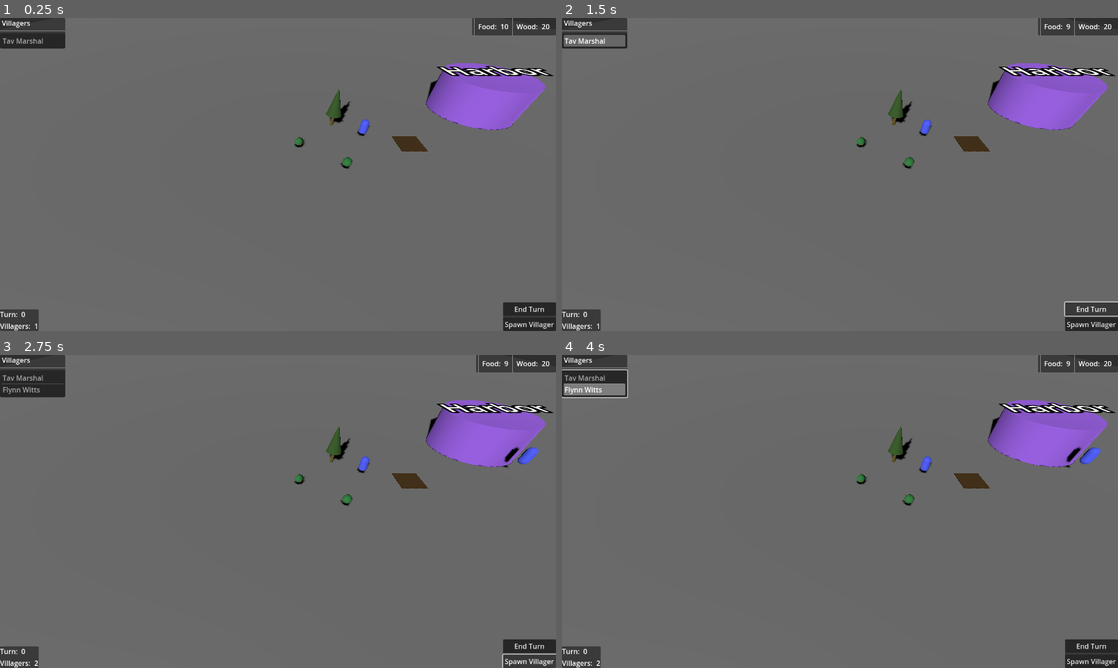
Above: before the commit, frames 1-4 (two rows, left to right).
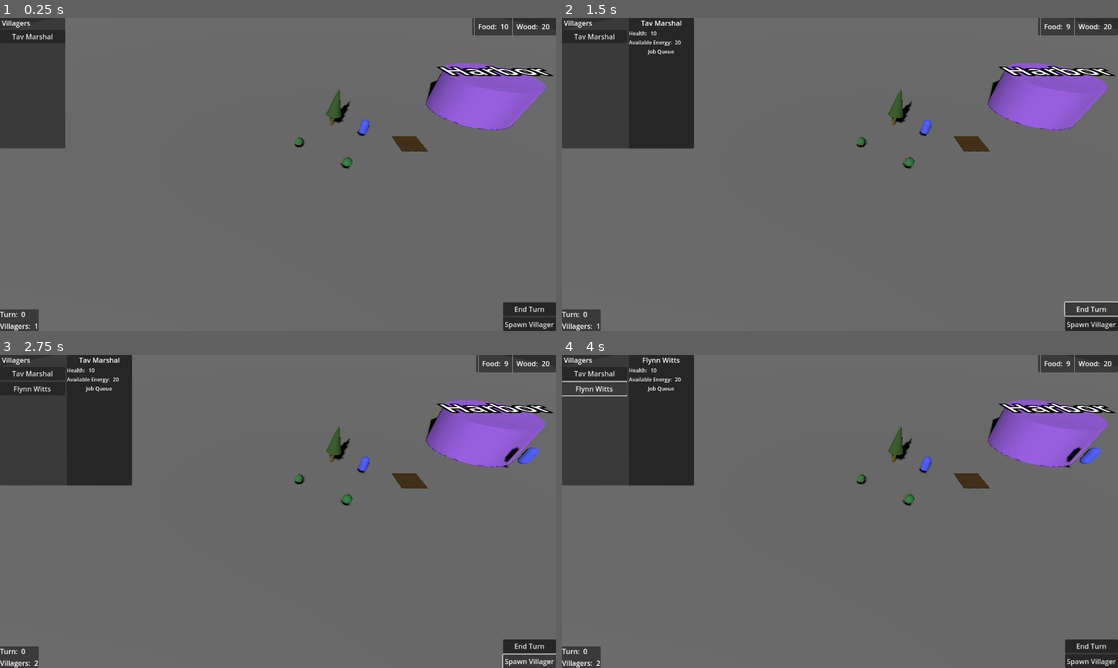
Above: after the commit, the same moments.

Repository: Sigf/Harbor
Game: Godot game, scene res://World/main.tscn
Same seed, same stepped clock (60 frames per second), same inputs: the game is played once before the commit and once after it.
Inputs (mouse positions are in pixels of both pictures, inside the frame that each line leads up to):
- Up to frame 1 (0.25 s): no input
- Up to frame 2 (1.5 s): click (595, 36) at 0.5 s, where only the run after the commit has a clickable "Tav Marshal"; click "End Turn" at 1.25 s
- Up to frame 3 (2.75 s): click "Spawn Villager" at 2 s
- Up to frame 4 (4 s): click (595, 373) at 2.75 s, where only the run after the commit has a clickable "Tav Marshal"; click (595, 389) at 3.5 s, where only the run after the commit has a clickable "Flynn Witts"

The runs differ from the first frame. In frame 1, 3.9% of the frame differs, in the area x 0-12%, y 4-42%; in frame 2, 9.1%, in the area x 0-24%, y 0-42%; in frame 3, 8.5%; in frame 4, 9.0%.

Commit message:
World UI Refactor, move villager info panel to its own class, add villager info view panel

Diff:
--- a/UI/villager_assignment_button.tscn
+++ b/UI/WorldUI/villager_assignment_button.tscn
@@ -1,6 +1,6 @@
 [gd_scene load_steps=2 format=3 uid="uid://dpd8ao7hjjnob"]
 
-[ext_resource type="Script" uid="uid://bk2tjdb0prm8j" path="res://UI/villager_assignment_button.gd" id="1_xho0b"]
+[ext_resource type="Script" uid="uid://bk2tjdb0prm8j" path="res://UI/WorldUI/villager_assignment_button.gd" id="1_xho0b"]
 
 [node name="VillagerAssignmentButton" type="Control" node_paths=PackedStringArray("assign_villager_button")]
 custom_minimum_size = Vector2(0, 30)
--- /dev/null
+++ b/UI/WorldUI/villager_selection_button.gd
@@ -0,0 +1 @@
+class_name VillagerSelectionButton extends Button
--- /dev/null
+++ b/UI/WorldUI/villager_selection_button.tscn
@@ -0,0 +1,11 @@
+[gd_scene load_steps=2 format=3 uid="uid://jvuruikqr7na"]
+
+[ext_resource type="Script" uid="uid://3abkqpwgmeyp" path="res://UI/WorldUI/villager_selection_button.gd" id="1_uwl8g"]
+
+[node name="VillagerSelectionButton" type="Button"]
+anchors_preset = 15
+anchor_right = 1.0
+anchor_bottom = 1.0
+grow_horizontal = 2
+grow_vertical = 2
+script = ExtResource("1_uwl8g")
--- /dev/null
+++ b/UI/WorldUI/villager_view_container.gd
@@ -0,0 +1,13 @@
+class_name VillagerViewContainer extends PanelContainer
+
+@export var VillagerNameLabel: Label
+@export var VillagerHealthLabel: Label
+@export var VillagerAvailableEnergyLabel: Label
+
+
+func display_villager_info(villager: VillagerCharacter) -> void:
+    assert(is_instance_valid(villager))
+
+    VillagerNameLabel.text = villager.character_name
+    VillagerHealthLabel.text = str(villager.current_health)
+    VillagerAvailableEnergyLabel.text = str(villager.current_energy)
--- /dev/null
+++ b/UI/WorldUI/villager_view_container.tscn
@@ -0,0 +1,60 @@
+[gd_scene load_steps=2 format=3 uid="uid://oqgtgw2tj6hm"]
+
+[ext_resource type="Script" uid="uid://cwxcxe5wp0jop" path="res://UI/WorldUI/villager_view_container.gd" id="1_fxuqj"]
+
+[node name="VillagerViewContainer" type="PanelContainer" node_paths=PackedStringArray("VillagerNameLabel", "VillagerHealthLabel", "VillagerAvailableEnergyLabel")]
+custom_minimum_size = Vector2(150, 300)
+offset_right = 150.0
+offset_bottom = 90.0
+script = ExtResource("1_fxuqj")
+VillagerNameLabel = NodePath("ScrollContainer/VBoxContainer/VillagerNameLabel")
+VillagerHealthLabel = NodePath("ScrollContainer/VBoxContainer/HBoxContainer/VillagerHealthLabel")
+VillagerAvailableEnergyLabel = NodePath("ScrollContainer/VBoxContainer/HBoxContainer2/VillagerAvailableEnergyLabel")
+
+[node name="ScrollContainer" type="ScrollContainer" parent="."]
+layout_mode = 2
+
+[node name="VBoxContainer" type="VBoxContainer" parent="ScrollContainer"]
+layout_mode = 2
+size_flags_horizontal = 3
+
+[node name="VillagerNameLabel" type="Label" parent="ScrollContainer/VBoxContainer"]
+layout_mode = 2
+text = "Villager Name"
+horizontal_alignment = 1
+vertical_alignment = 1
+
+[node name="HBoxContainer" type="HBoxContainer" parent="ScrollContainer/VBoxContainer"]
+layout_mode = 2
+
+[node name="Label" type="Label" parent="ScrollContainer/VBoxContainer/HBoxContainer"]
+layout_mode = 2
+theme_override_font_sizes/font_size = 12
+text = "Health: "
+
+[node name="VillagerHealthLabel" type="Label" parent="ScrollContainer/VBoxContainer/HBoxContainer"]
+layout_mode = 2
+theme_override_font_sizes/font_size = 12
+text = "00"
+
+[node name="HBoxContainer2" type="HBoxContainer" parent="ScrollContainer/VBoxContainer"]
+layout_mode = 2
+
+[node name="Label" type="Label" parent="ScrollContainer/VBoxContainer/HBoxContainer2"]
+layout_mode = 2
+theme_override_font_sizes/font_size = 12
+text = "Available Energy: "
+
+[node name="VillagerAvailableEnergyLabel" type="Label" parent="ScrollContainer/VBoxContainer/HBoxContainer2"]
+layout_mode = 2
+theme_override_font_sizes/font_size = 12
+text = "00"
+
+[node name="Label" type="Label" parent="ScrollContainer/VBoxContainer"]
+layout_mode = 2
+theme_override_font_sizes/font_size = 12
+text = "Job Queue"
+horizontal_alignment = 1
+
+[node name="VBoxContainer" type="VBoxContainer" parent="ScrollContainer/VBoxContainer"]
+layout_mode = 2
--- /dev/null
+++ b/UI/WorldUI/villagers_info_panel.gd
@@ -0,0 +1,62 @@
+class_name VillagerInfoPanel extends PanelContainer
+
+@export var villager_list_container: VBoxContainer
+@export var villager_view_container: VillagerViewContainer
+var villager_selection_button_scene: PackedScene = preload("res://UI/WorldUI/villager_selection_button.tscn")
+
+var owning_ui: WorldUI
+var selected_villager: VillagerCharacter
+var villagers: Array[VillagerCharacter]
+
+
+func _ready() -> void:
+    if not is_instance_valid(selected_villager):
+        villager_view_container.visible = false
+
+
+func _generate_list_ui(villagers_list: Array[VillagerCharacter]) -> void:
+    assert(is_instance_valid(owning_ui))
+    assert(is_instance_valid(villager_list_container))
+
+    # Clear current list
+    for child in villager_list_container.get_children():
+        child.queue_free()
+
+    for villager in villagers_list:
+        var villager_selection_button: VillagerSelectionButton = villager_selection_button_scene.instantiate() as VillagerSelectionButton
+        assert(is_instance_valid(villager_selection_button))
+
+        villager_selection_button.text = villager.character_name
+        villager_selection_button.reset_size()
+        villager_selection_button.pressed.connect(func() -> void:
+            display_villager_info(villager))
+
+        villager_list_container.add_child(villager_selection_button)
+
+
+func initialize_ui(in_worldui: WorldUI) -> void:
+    assert(is_instance_valid(in_worldui))
+    assert(is_instance_valid(villager_list_container))
+    assert(is_instance_valid(villager_view_container))
+
+    owning_ui = in_worldui
+    owning_ui.owning_world.villagers_changed.connect(_generate_list_ui)
+    _generate_list_ui(owning_ui.owning_world.characters)
+
+
+func display_villager_info(villager: VillagerCharacter) -> void:
+    assert(is_instance_valid(villager))
+    assert(is_instance_valid(villager_view_container))
+
+    # close panel when selecting the already open villager
+    if selected_villager == villager:
+        villager_view_container.visible = false
+        selected_villager = null
+        return
+
+    # Open panel if we didn't have a villager already selected
+    if selected_villager == null:
+        villager_view_container.visible = true
+
+    selected_villager = villager
+    villager_view_container.display_villager_info(villager)
--- /dev/null
+++ b/UI/WorldUI/villagers_info_panel.tscn
@@ -0,0 +1,35 @@
+[gd_scene load_steps=3 format=3 uid="uid://xadaaw1n36w0"]
+
+[ext_resource type="Script" uid="uid://bturpxepcknj3" path="res://UI/WorldUI/villagers_info_panel.gd" id="1_s16ls"]
+[ext_resource type="PackedScene" uid="uid://oqgtgw2tj6hm" path="res://UI/WorldUI/villager_view_container.tscn" id="2_27s13"]
+
+[node name="VillagersInfoPanel" type="PanelContainer" node_paths=PackedStringArray("villager_list_container", "villager_view_container")]
+custom_minimum_size = Vector2(0, 300)
+offset_right = 40.0
+offset_bottom = 40.0
+script = ExtResource("1_s16ls")
+villager_list_container = NodePath("HBoxContainer/VBoxContainer/ScrollContainer/VillagerListContainer")
+villager_view_container = NodePath("HBoxContainer/VillagerViewContainer")
+
+[node name="HBoxContainer" type="HBoxContainer" parent="."]
+layout_mode = 2
+
+[node name="VBoxContainer" type="VBoxContainer" parent="HBoxContainer"]
+custom_minimum_size = Vector2(150, 0)
+layout_mode = 2
+
+[node name="Label" type="Label" parent="HBoxContainer/VBoxContainer"]
+layout_mode = 2
+text = " Villagers"
+
+[node name="ScrollContainer" type="ScrollContainer" parent="HBoxContainer/VBoxContainer"]
+layout_mode = 2
+size_flags_vertical = 3
+
+[node name="VillagerListContainer" type="VBoxContainer" parent="HBoxContainer/VBoxContainer/ScrollContainer"]
+layout_mode = 2
+size_flags_horizontal = 3
+size_flags_vertical = 3
+
+[node name="VillagerViewContainer" parent="HBoxContainer" instance=ExtResource("2_27s13")]
+layout_mode = 2
--- a/UI/world_ui.gd
+++ b/UI/WorldUI/world_ui.gd
@@ -10,7 +10,7 @@
 @export var stockpile_wood_value_label: Label
 @export var current_turn_value_label: Label
 @export var current_villagers_count_value_label: Label
-@export var villagers_list: ItemList
+@export var villager_info_panel: VillagerInfoPanel
 
 var structure_menu: StructureMenu
 var structure_menu_scene = preload("res://UI/structure_menu.tscn")
@@ -52,12 +52,13 @@
 	assert(is_instance_valid(stockpile_wood_value_label))
 	assert(is_instance_valid(current_turn_value_label))
 	assert(is_instance_valid(current_villagers_count_value_label))
+	assert(is_instance_valid(villager_info_panel))
 
 	# Initialize values from current world
+	villager_info_panel.initialize_ui(self)
 	_on_stockpile_changed(owning_world.stockpile)
 	_on_turn_ended(owning_world.current_turn)
 	_on_villager_count_changed(owning_world.get_current_villagers_count())
-	_on_villagers_list_changed(owning_world.characters)
 
 	# Connect UI to owning world state change events
 	end_turn_button.pressed.connect(owning_world.end_turn)
@@ -65,7 +66,6 @@
 	owning_world.stockpile_changed.connect(_on_stockpile_changed)
 	owning_world.turn_ended.connect(_on_turn_ended)
 	owning_world.villager_count_changed.connect(_on_villager_count_changed)
-	owning_world.villagers_changed.connect(_on_villagers_list_changed)
 
 
 func _on_stockpile_changed(new_stockpile: Dictionary[WorldResource, int]) -> void:
@@ -81,12 +81,5 @@
 	current_villagers_count_value_label.text = str(new_villager_count)
 
 
-func _on_villagers_list_changed(new_villagers_list: Array[VillagerCharacter]) -> void:
-	villagers_list.clear()
-
-	for villager in new_villagers_list:
-		villagers_list.add_item(villager.character_name)
-
-
 func _on_world_loaded() -> void:
 	initialize_ui(owning_world)
--- a/UI/world_ui.tscn
+++ b/UI/WorldUI/world_ui.tscn
@@ -1,8 +1,9 @@
-[gd_scene load_steps=2 format=3 uid="uid://msh5kq077gyc"]
+[gd_scene load_steps=3 format=3 uid="uid://msh5kq077gyc"]
 
-[ext_resource type="Script" uid="uid://dmyg3q3mgk58u" path="res://UI/world_ui.gd" id="1_03566"]
+[ext_resource type="Script" uid="uid://c7fsy1xh4wa2c" path="res://UI/WorldUI/world_ui.gd" id="1_03566"]
+[ext_resource type="PackedScene" uid="uid://xadaaw1n36w0" path="res://UI/WorldUI/villagers_info_panel.tscn" id="2_cppu4"]
 
-[node name="WorldUI" type="Control" node_paths=PackedStringArray("end_turn_button", "spawn_villager_button", "stockpile_food_value_label", "stockpile_wood_value_label", "current_turn_value_label", "current_villagers_count_value_label", "villagers_list")]
+[node name="WorldUI" type="Control" node_paths=PackedStringArray("end_turn_button", "spawn_villager_button", "stockpile_food_value_label", "stockpile_wood_value_label", "current_turn_value_label", "current_villagers_count_value_label", "villager_info_panel")]
 layout_mode = 3
 anchors_preset = 15
 anchor_right = 1.0
@@ -16,7 +17,7 @@
 stockpile_wood_value_label = NodePath("StockpileContainer/HBoxContainer/WoodValueText")
 current_turn_value_label = NodePath("WorldStatsContainer/VBoxContainer/HBoxContainer/TurnCountLabel")
 current_villagers_count_value_label = NodePath("WorldStatsContainer/VBoxContainer/HBoxContainer2/VillagerCountLabel")
-villagers_list = NodePath("VillagersListContainer/VBoxContainer/VillagersList")
+villager_info_panel = NodePath("VillagersInfoPanel")
 
 [node name="ActionsContainer" type="PanelContainer" parent="."]
 layout_mode = 1
@@ -81,27 +82,9 @@
 custom_minimum_size = Vector2(10, 0)
 layout_mode = 2
 
-[node name="VillagersListContainer" type="PanelContainer" parent="."]
-layout_mode = 1
-offset_right = 40.0
-offset_bottom = 40.0
-
-[node name="VBoxContainer" type="VBoxContainer" parent="VillagersListContainer"]
-custom_minimum_size = Vector2(150, 0)
-layout_mode = 2
-
-[node name="Label" type="Label" parent="VillagersListContainer/VBoxContainer"]
-layout_mode = 2
-text = " Villagers"
-
-[node name="HSeparator" type="HSeparator" parent="VillagersListContainer/VBoxContainer"]
-layout_mode = 2
-
-[node name="VillagersList" type="ItemList" parent="VillagersListContainer/VBoxContainer"]
-layout_mode = 2
-allow_search = false
-auto_width = true
-auto_height = true
+[node name="VillagersInfoPanel" parent="." instance=ExtResource("2_cppu4")]
+layout_mode = 0
+offset_bottom = 300.0
 
 [node name="WorldStatsContainer" type="PanelContainer" parent="."]
 layout_mode = 1
--- a/UI/structure_menu.gd
+++ b/UI/structure_menu.gd
@@ -2,7 +2,7 @@
 
 @export var assign_villager_button: Button
 @export var villager_list_container: VBoxContainer
-var villager_assignment_button_scene = preload("res://UI/villager_assignment_button.tscn")
+var villager_assignment_button_scene = preload("res://UI/WorldUI/villager_assignment_button.tscn")
 
 var current_world: IslandWorld
 var current_structure: WorldStructure
--- a/World/main_island.tscn
+++ b/World/main_island.tscn
@@ -6,7 +6,7 @@
 [ext_resource type="PackedScene" uid="uid://6fdw7yi15b4g" path="res://World/ResourceNodes/resource_node_tree.tscn" id="4_8e10n"]
 [ext_resource type="PackedScene" uid="uid://c5h02ul6xuvns" path="res://Buildings/structure_farm.tscn" id="5_q4vth"]
 [ext_resource type="PackedScene" uid="uid://cjbv3o7isahvm" path="res://World/ResourceNodes/resource_node_bush.tscn" id="6_x5hqi"]
-[ext_resource type="PackedScene" uid="uid://msh5kq077gyc" path="res://UI/world_ui.tscn" id="7_q4vth"]
+[ext_resource type="PackedScene" uid="uid://msh5kq077gyc" path="res://UI/WorldUI/world_ui.tscn" id="7_q4vth"]
 
 [sub_resource type="PlaneMesh" id="PlaneMesh_jjsx5"]
 
Renamed: UI/villager_assignment_button.gd -> UI/WorldUI/villager_assignment_button.gd
Renamed: UI/villager_assignment_button.gd.uid -> UI/WorldUI/villager_assignment_button.gd.uid
Not shown, added: UI/WorldUI/villager_selection_button.gd.uid
Not shown, added: UI/WorldUI/villager_view_container.gd.uid
Not shown, added: UI/WorldUI/villagers_info_panel.gd.uid
Not shown, added: UI/WorldUI/world_ui.gd.uid
Not shown, removed: UI/world_ui.gd.uid
